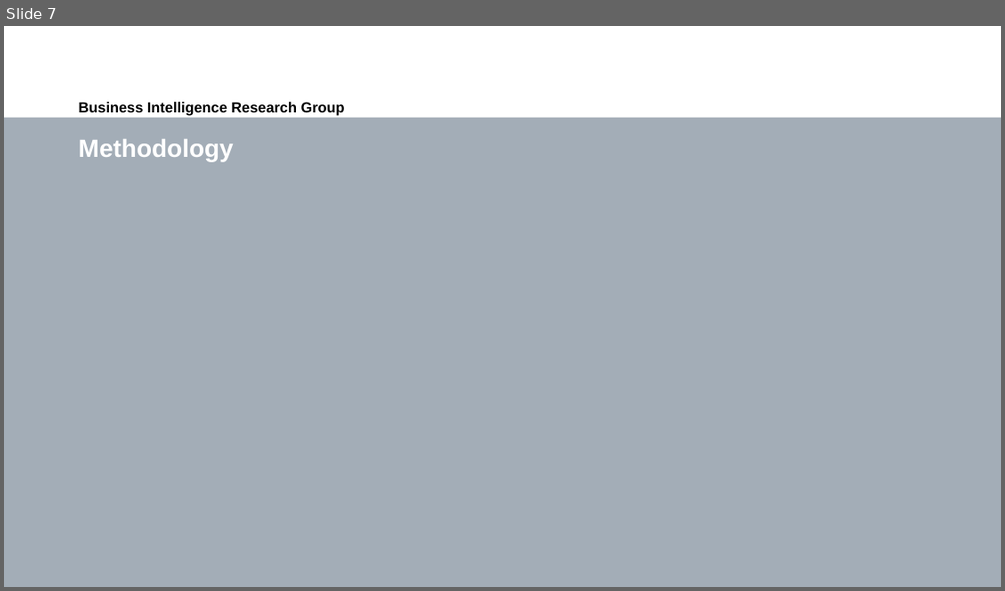
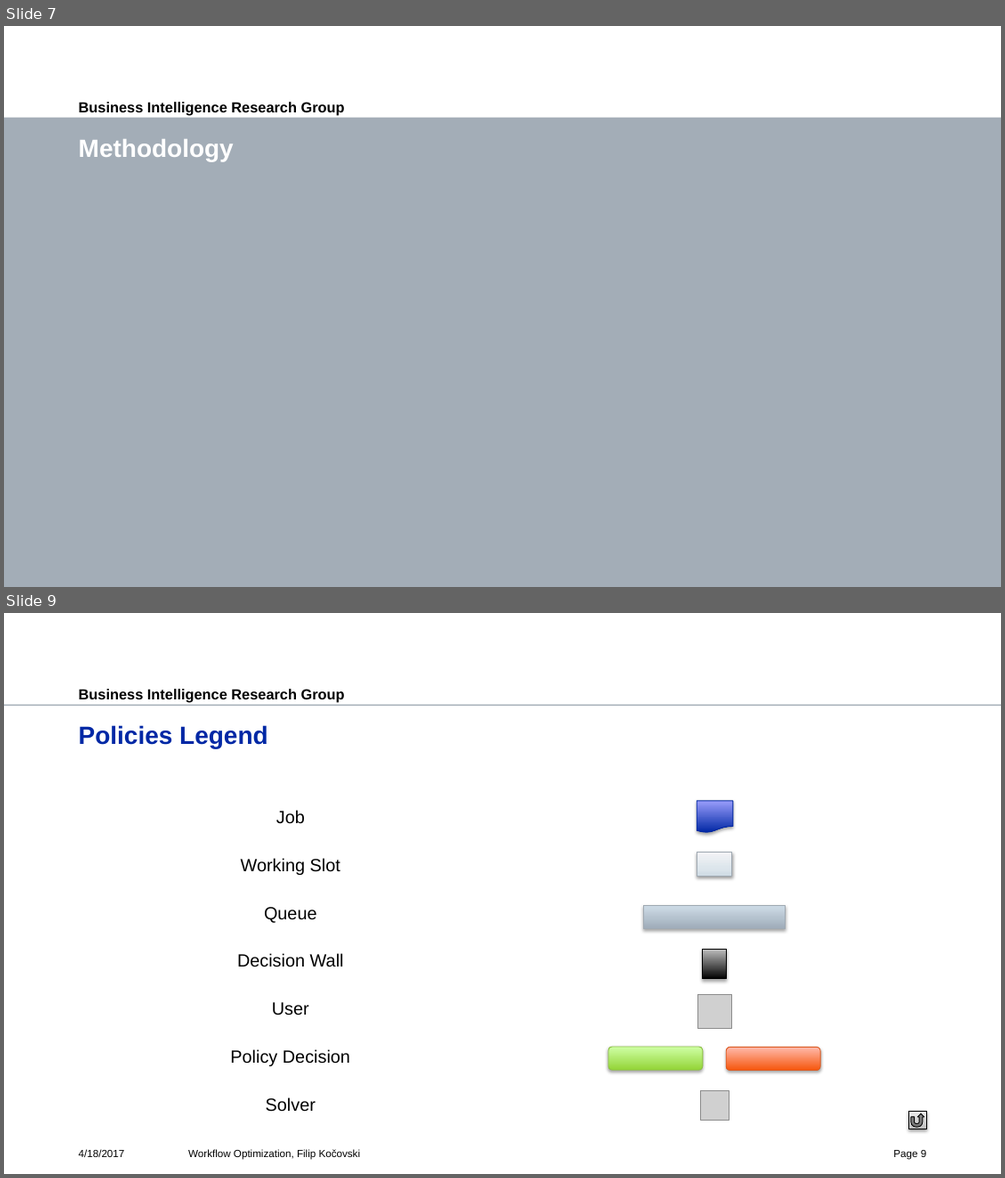
Before and after one commit to fkocovski/mt_presentation, a slide deck: Workflow Optimization.pptx. Shown one above the other, each under a label of ours: slide 7 before the commit, slides 7 and 9 after it; the slides between them are not shown. The pictures are 1005x591 and 1005x1178 pixels, drawn with LibreOffice and Linux fonts; fonts in the diff are those of the drawing; grey boxes stand for pictures; background and template pictures are left out. Boxes give left, top, right and bottom in pixels: in the first picture for what was removed or moved away, otherwise in the second. Text is boxed around its words. In the diff, an @@ line names an element or a change of style, - is before the commit and + after.

```diff
--- a/Workflow Optimization.pptx
+++ b/Workflow Optimization.pptx
@@ slide 9 added at bbox=[4, 613, 1001, 1174], background #FFFFFF; not listed: 2 template elements that a slide beside it also shows @@
@@ title added at bbox=[79, 725, 267, 748], 24 pt, text #0028A5, bold @@
+Policies Legend
@@ table added at bbox=[79, 793, 927, 1129], 7 rows, 2 columns @@
+Job | 
+Working Slot | 
+Queue | 
+Decision Wall | 
+User | 
+Policy Decision | 
+Solver | 
@@ flow chart document added at bbox=[697, 801, 733, 833], fill gradient #0028A5 to #9A9EFB, outline #0027A1 0.75 pt @@
@@ rectangle added at bbox=[697, 852, 732, 876], fill gradient #D0DBE6 to #DDE5ED to #F2F5F8, outline #9FA9B3 0.75 pt @@
@@ rectangle added at bbox=[644, 906, 785, 929], fill gradient #A0ADBA to #CEDBE8, outline #9FA9B3 0.75 pt @@
@@ rectangle added at bbox=[703, 949, 726, 979], fill gradient #000000 to #BDBDBD, outline #000000 0.75 pt @@
@@ picture added at bbox=[698, 995, 732, 1029] @@
@@ rounded rectangle added at bbox=[608, 1046, 703, 1070], fill gradient #94D538 to #D0FFA6, outline #8EC245 0.75 pt @@
@@ rounded rectangle added at bbox=[727, 1046, 821, 1070], fill gradient #F7560C to #FFB9AD, outline #DC5C22 0.75 pt @@
@@ picture added at bbox=[700, 1091, 729, 1120] @@
@@ action button return added at bbox=[909, 1111, 927, 1129], fill gradient #BDBDBD to #D1D1D1 to #EEEEEE, outline #000000 0.75 pt @@
@@ text added at bbox=[79, 1149, 125, 1157], 10 pt, text #000000 @@
+4/18/2017
@@ text added at bbox=[188, 1149, 361, 1159], 10 pt, text #000000 @@
+Workflow Optimization, Filip Kočovski
@@ page number added at bbox=[893, 1150, 926, 1159], 10 pt, text #000000 @@
+Page 9
```
Also in this commit, not shown: 8 slides changed, 1 other slide added.
